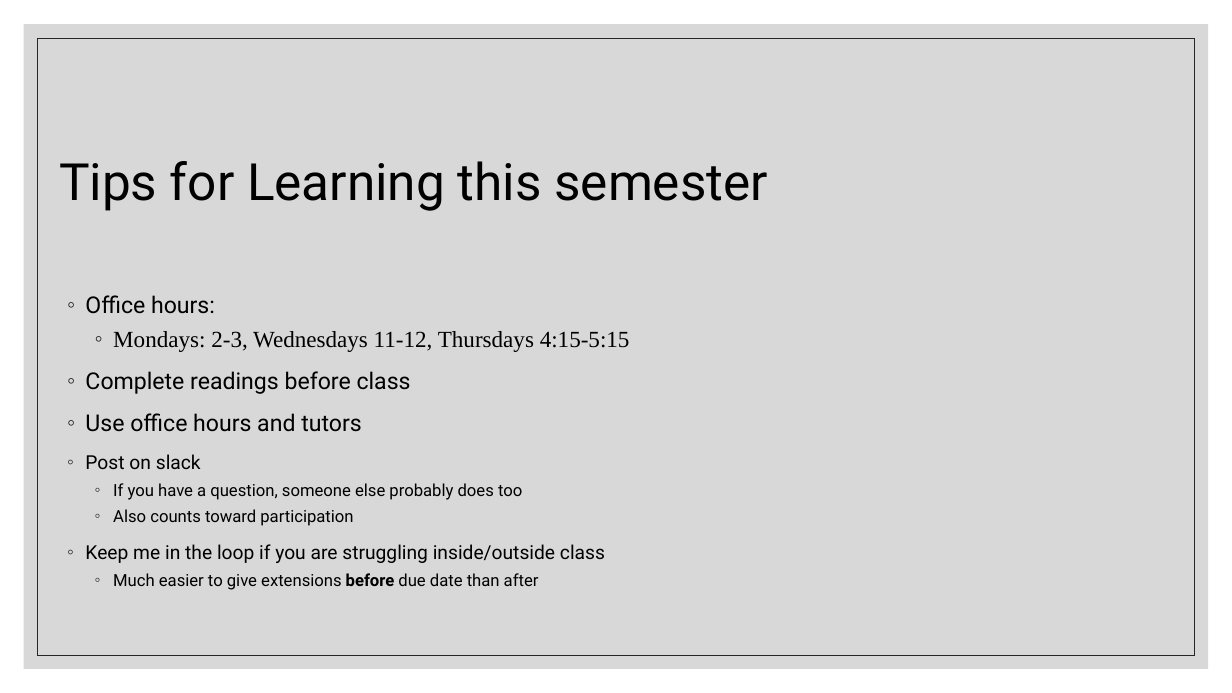
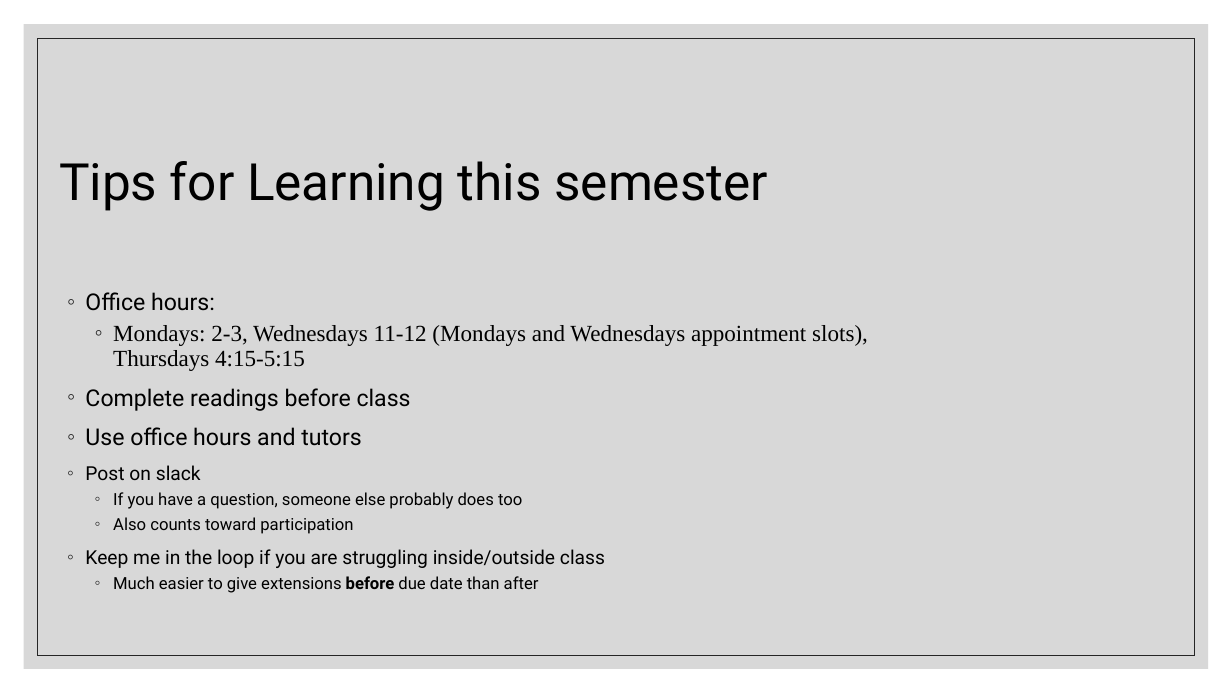
Before and after one commit to lacombe129/SDS290, a slide deck: slide 7 of docs/lectures/welcome.pptx. Drawn at 1232x693 pixels with LibreOffice and Linux fonts; fonts in the diff are those of the drawing. Boxes give left, top, right and bottom in pixels: in the first picture for what was removed or moved away, otherwise in the second. Text is boxed around its words. In the diff, an @@ line names an element or a change of style, - is before the commit and + after.

```diff
--- a/docs/lectures/welcome.pptx
+++ b/docs/lectures/welcome.pptx
@@ text at [85, 292, 605, 593]: line spacing 1.1 to 1; line spacing 1 to 0.9 @@
@@ text at [113, 325, 868, 371]: text changed @@
-  ◦ Mondays: 2-3, Wednesdays 11-12, Thursdays 4:15-5:15
+  ◦ Mondays: 2-3, Wednesdays 11-12 (Mondays and Wednesdays appointment slots), Thursdays 4:15-5:15
```
Also in this commit, not shown: 1 other slide changed, 4 other files.
